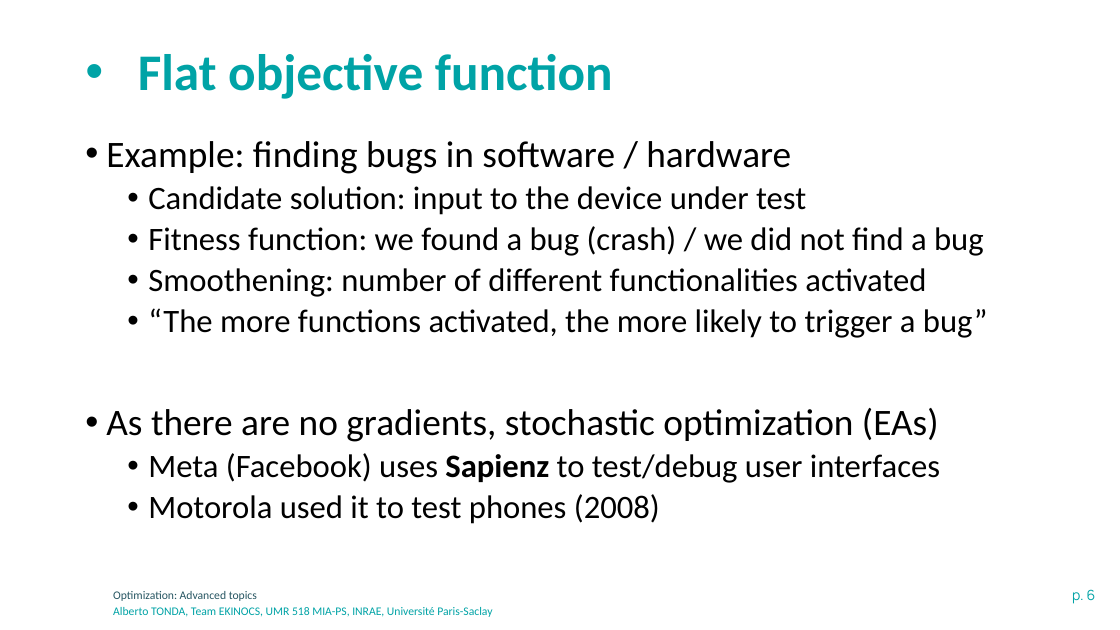
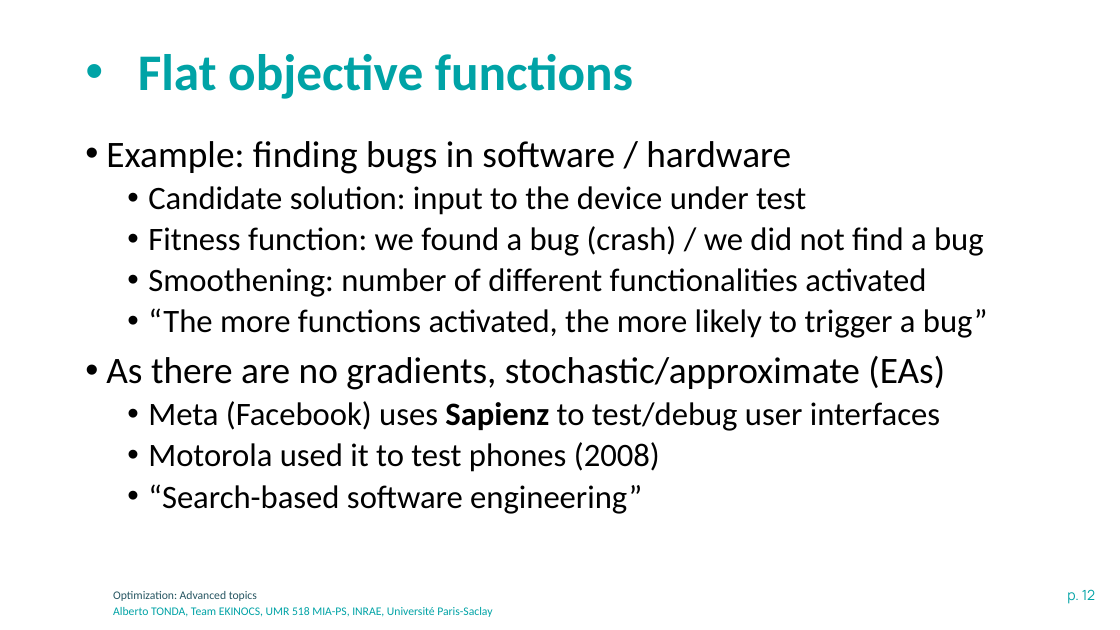
Before and after one commit to albertotonda/teaching, a slide deck: slide 12 of optimization-methods-for-artificial-intelligence/optimization-advanced.pptx (slide 6 before the commit). Drawn at 1120x630 pixels with LibreOffice and Linux fonts; fonts in the diff are those of the drawing; background and template pictures are left out. Boxes give left, top, right and bottom in pixels: in the first picture for what was removed or moved away, otherwise in the second. Text is boxed around its words. In the diff, an @@ line names an element or a change of style, - is before the commit and + after.

```diff
--- a/optimization-methods-for-artificial-intelligence/optimization-advanced.pptx
+++ b/optimization-methods-for-artificial-intelligence/optimization-advanced.pptx
@@ title at [138, 54, 633, 99]: text changed @@
-• Flat objective function
+• Flat objective functions
@@ text at [106, 356, 945, 390]: text changed @@
-• As there are no gradients, stochastic optimization (EAs)
+• As there are no gradients, stochastic/approximate (EAs)
@@ text at [148, 484, 642, 514]: paragraph added @@
+  • “Search-based software engineering”
@@ page number at [1067, 589, 1095, 604]: text changed @@
-p. 6
+p. 12
```
Also in this commit, not shown: 3 other slides changed, 13 slides added, 1 slide removed, 6 other files.
